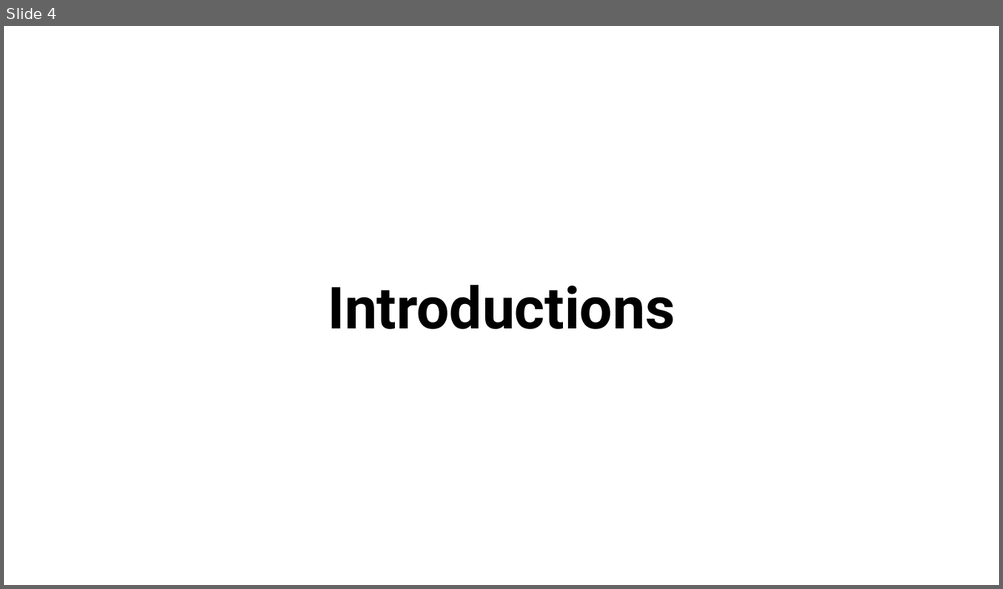
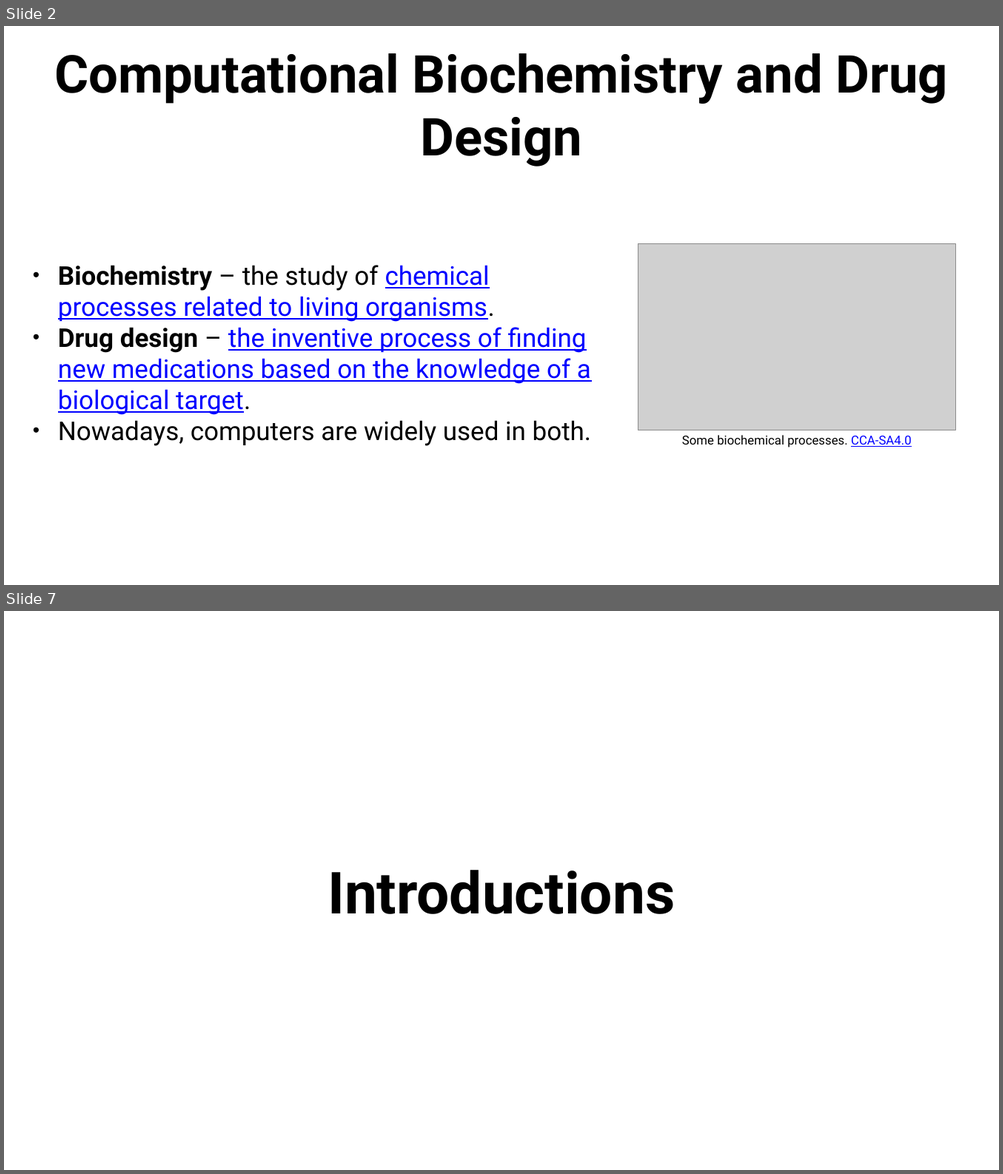
Before and after one commit to anirudhatalmale6-alt/Chem456-2026S, a slide deck: slides/0112-Introduction.pptx. Shown one above the other, each under a label of ours: slide 4 before the commit, slides 2 and 7 after it; the slides between them are not shown. The pictures are 1003x589 and 1003x1174 pixels, drawn with LibreOffice and Linux fonts; fonts in the diff are those of the drawing; grey boxes stand for pictures. Boxes give left, top, right and bottom in pixels: in the first picture for what was removed or moved away, otherwise in the second. Text is boxed around its words. In the diff, an @@ line names an element or a change of style, - is before the commit and + after.

```diff
--- a/slides/0112-Introduction.pptx
+++ b/slides/0112-Introduction.pptx
@@ slide 2 added at (4, 26, 999, 585), background #FFFFFF @@
@@ title added at (54, 53, 948, 167), 100.8 pt, text #000000, bold @@
+Computational Biochemistry and Drug Design
@@ picture added at (638, 244, 955, 430) @@
@@ text added at (58, 265, 591, 446), 50 pt, text #0000FF, underline @@
+• Biochemistry – the study of chemical processes related to living organisms.
+• Drug design – the inventive process of finding new medications based on the knowledge of a biological target.
+• Nowadays, computers are widely used in both.
@@ text added at (682, 435, 911, 448), 24 pt, text #000000 @@
+Some biochemical processes. CCA-SA4.0
@@ what was slide 4 is now slide 7 @@
```
Also in this commit, not shown: 3 slides changed, 15 other slides added, 6 slides removed, 2 other files.
